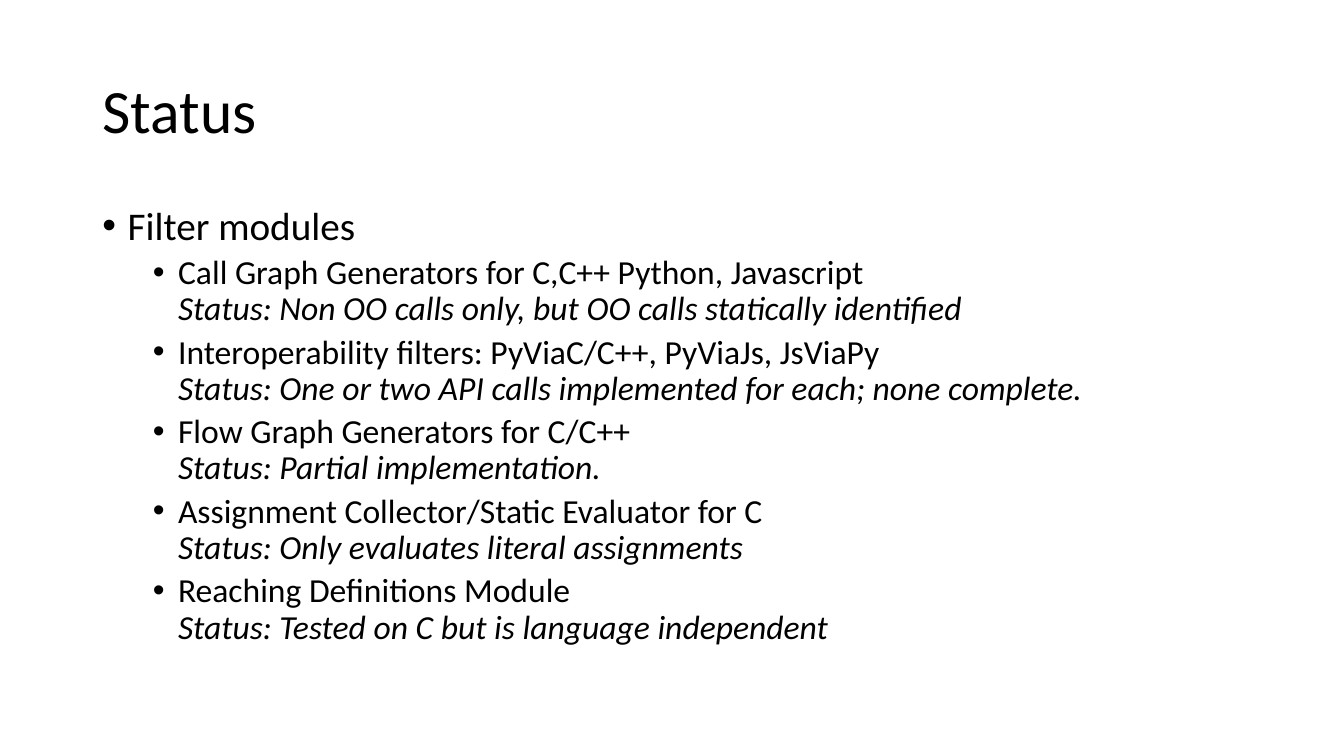
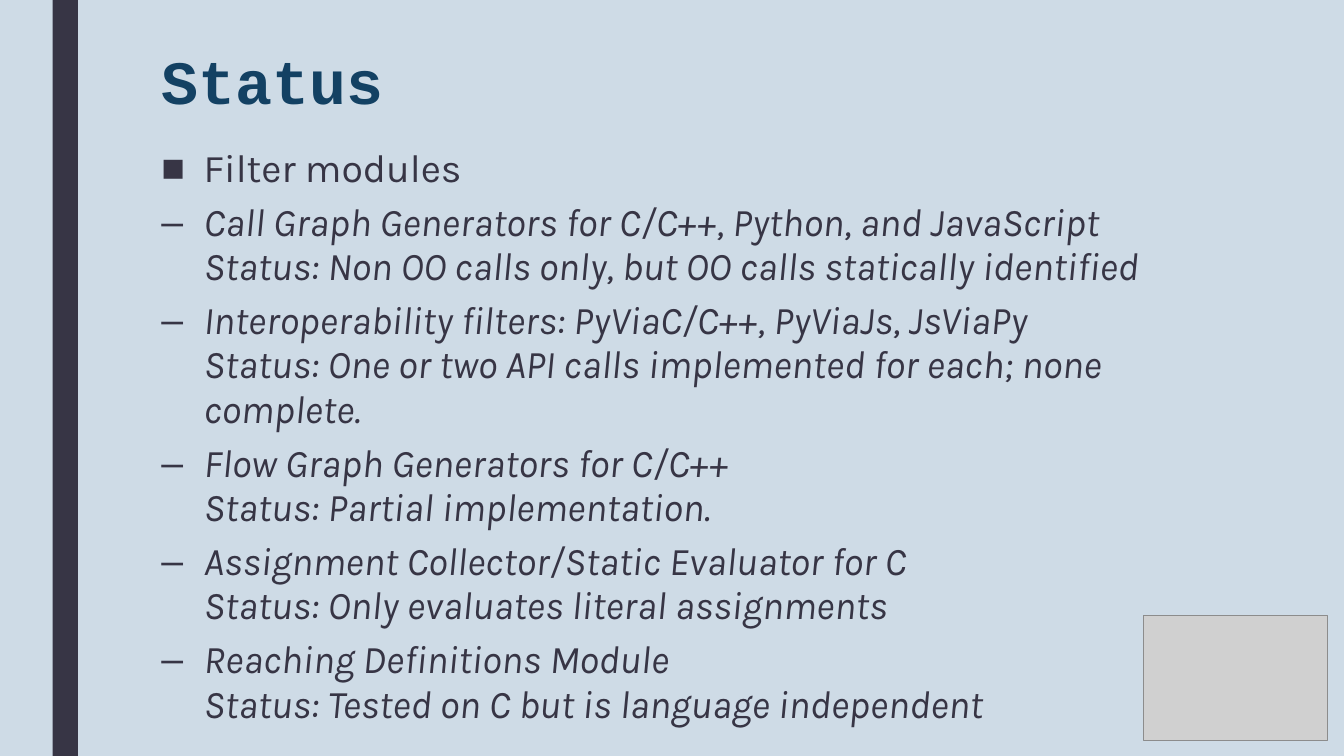
Before and after one commit to MultilingualStaticAnalysis/MLSA, a slide deck: slide 14 of Doc/LBB ICSoft2017 Slides v0.pptx. Drawn at 1344x756 pixels with LibreOffice and Linux fonts; fonts in the diff are those of the drawing; grey boxes stand for pictures. Boxes give left, top, right and bottom in pixels: in the first picture for what was removed or moved away, otherwise in the second. Text is boxed around its words. In the diff, an @@ line names an element or a change of style, - is before the commit and + after.

```diff
--- a/Doc/LBB ICSoft2017 Slides v0.pptx
+++ b/Doc/LBB ICSoft2017 Slides v0.pptx
@@ background #FFFFFF to #CEDBE6 @@
@@ rectangle added at [52, 0, 78, 756], fill #373545 @@
@@ title "Status": place and size @@
-title "Status" at [102, 93, 256, 134]
+title "Status" at [161, 63, 383, 105]
@@ title "Status" at [161, 63, 383, 105]: font Calibri to Courier New, text colour #000000 to #134163, bold on; line spacing 0.9 to 0.89; vertical alignment middle to top @@
@@ text "Filter modules": place and size @@
-text "Filter modules" at [128, 212, 1082, 645]
+text "Filter modules" at [204, 155, 1138, 728]
@@ text at [204, 155, 1102, 728]: font Calibri to Karla, text colour #000000 to #373545 in "Filter modules", "Interoperability filters: PyViaC/C++, PyViaJs, JsViaPy Statu ...", "Flow Graph Generators for C/C++ Status: Partial ...", "Assignment Collector/Static Evaluator for C Status: Only ..." and 1 more places; size 24 to 28 pt in "Interoperability filters: PyViaC/C++, PyViaJs, JsViaPy Statu ...", "Flow Graph Generators for C/C++ Status: Partial ...", "Assignment Collector/Static Evaluator for C Status: Only ...", "Reaching Definitions Module Status: Tested on C ..."; italic on in "Interoperability filters: PyViaC/C++, PyViaJs, JsViaPy", "Flow Graph Generators for C/C++", "Assignment Collector/Static Evaluator for C", "Reaching Definitions Module"; bullet • to ■; line spacing 0.9 to 0.94; more space between paragraphs; bullet • to – @@
@@ text at [204, 207, 1138, 290]: text changed; size 24 to 28 pt; font Calibri to Karla; text colour #000000 to #373545 @@
-  • Call Graph Generators for C,C++ Python, Javascript
-    Status: Non OO calls only, but OO calls statically identified
+  – Call Graph Generators for C/C++, Python, and JavaScript
+    Status: Non OO calls only, but OO calls statically identified
@@ picture added at [1144, 616, 1328, 741] @@
```
Also in this commit, not shown: 15 other slides changed, 6 other files.
